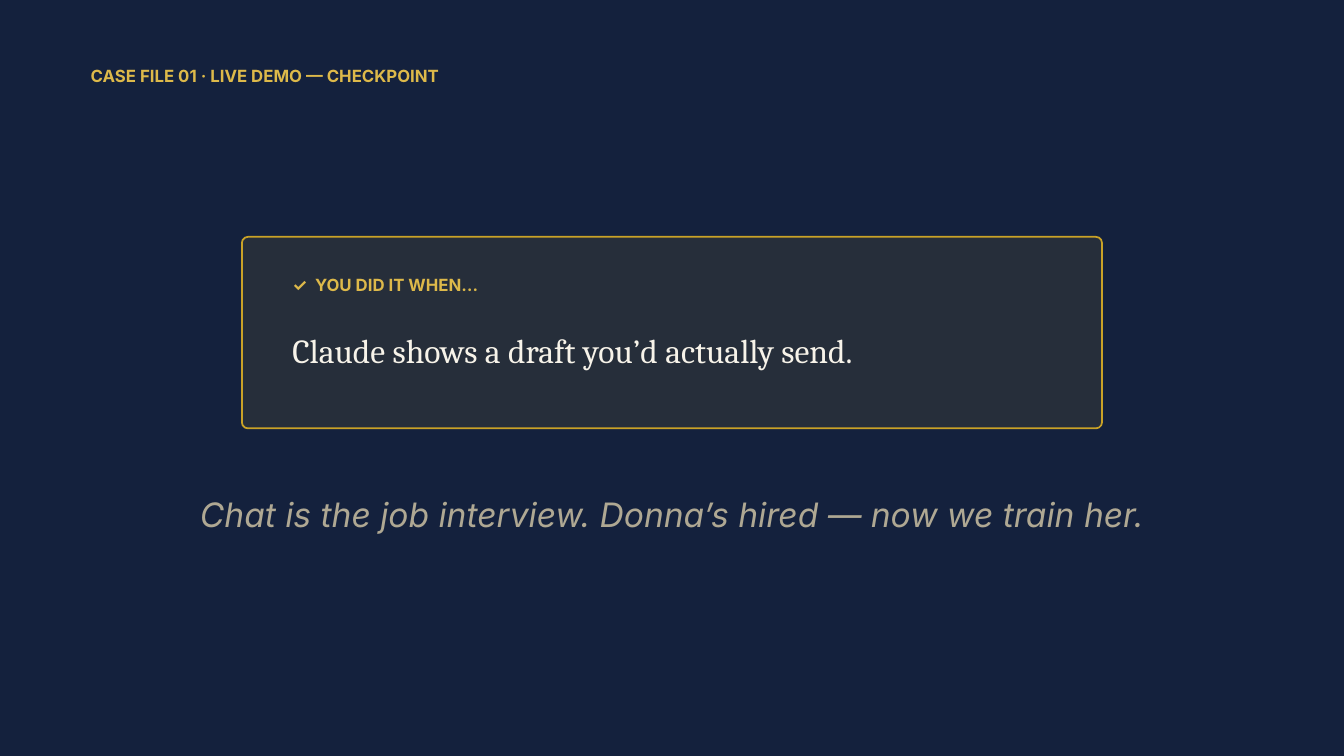
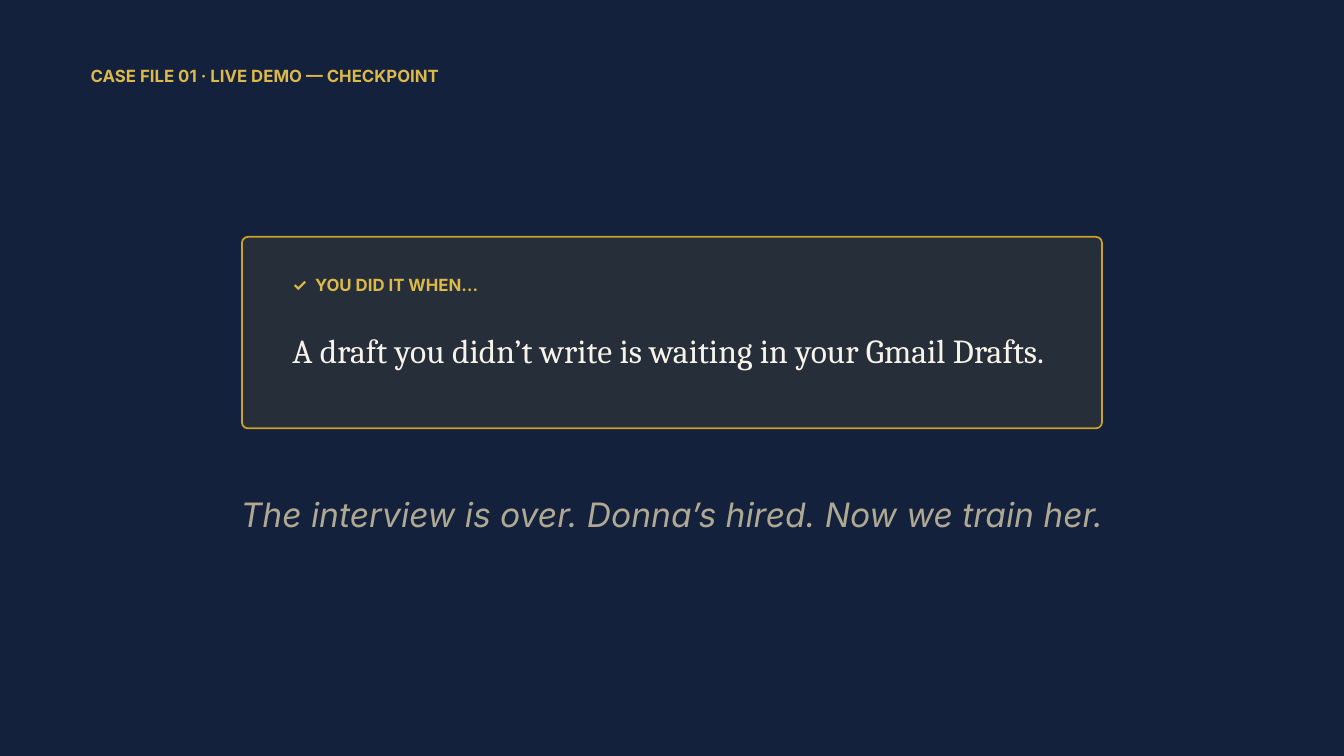
Before and after one commit to denisekgosnell/Donna, a slide deck: slide 12 of assets/build-your-own-donna.pptx (slide 9 before the commit). Drawn at 1344x756 pixels with LibreOffice and Linux fonts; fonts in the diff are those of the drawing. Boxes give left, top, right and bottom in pixels: in the first picture for what was removed or moved away, otherwise in the second. Text is boxed around its words. In the diff, an @@ line names an element or a change of style, - is before the commit and + after.

```diff
--- a/assets/build-your-own-donna.pptx
+++ b/assets/build-your-own-donna.pptx
@@ text at [292,339,1044,371]: text changed @@
-Claude shows a draft you’d actually send.
+A draft you didn’t write is waiting in your Gmail Drafts.
@@ text at [241,502,1102,528]: text changed @@
-Chat is the job interview. Donna’s hired — now we train her.
+The interview is over. Donna’s hired. Now we train her.
```
Also in this commit, not shown: 10 other slides changed, 6 slides added, 10 other files.
